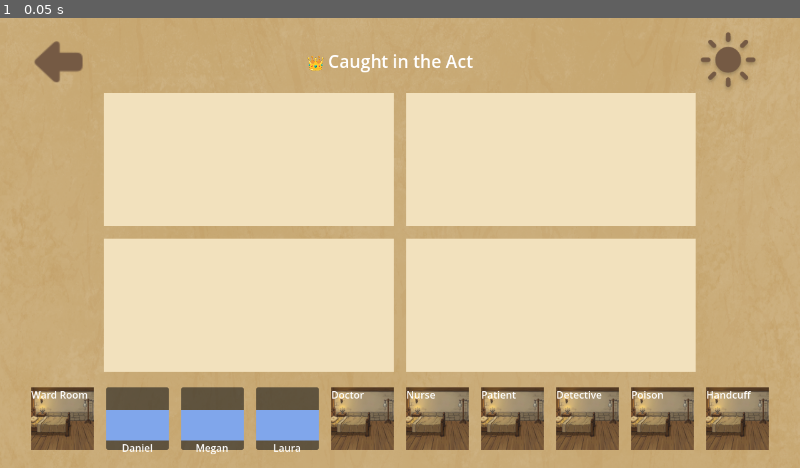
Above: before the commit, frame 1.
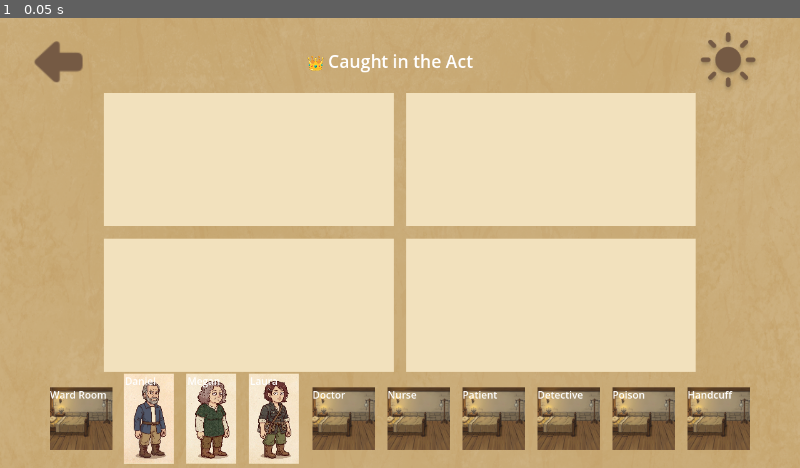
Above: after the commit, the same moment.

Repository: aldenluthfi/the-scene
Game: Godot game, scene res://scenes/Main.tscn
Two runs of this game, one before a commit and one after it. Both use one fixed random seed, a clock stepped at 60 frames per second and the inputs below.
Inputs:
- Up to frame 1 (0.05 s): no input

The runs differ from the first frame. In frame 1, 9.8% of the frame differs, in the area x 3-97%, y 78-100%.

Commit message:
feat: add characters and drag and drop logic

Diff:
--- a/scenes/Item.tscn
+++ b/scenes/Item.tscn
@@ -3,11 +3,13 @@
 [ext_resource type="Script" uid="uid://ckvl3dyfe0hvd" path="res://scripts/Item.gd" id="1_item"]
 [ext_resource type="Texture2D" uid="uid://xsarkegdp43n" path="res://scenes/ward-room.png" id="2_bx46p"]
 
+[sub_resource type="StyleBoxEmpty" id="StyleBoxEmpty_qdxu3"]
+
 [node name="Item" type="Panel" unique_id=188116441]
 custom_minimum_size = Vector2(80, 80)
+theme_override_styles/panel = SubResource("StyleBoxEmpty_qdxu3")
 script = ExtResource("1_item")
 item_kind = ""
-tint = Color(0.85, 0.78, 0.62, 1)
 
 [node name="BG" type="TextureRect" parent="." unique_id=734607569]
 layout_mode = 1
--- a/scenes/Main.tscn
+++ b/scenes/Main.tscn
@@ -2,10 +2,9 @@
 
 [ext_resource type="Script" uid="uid://biqa34gr8tpge" path="res://scripts/main.gd" id="1_main"]
 [ext_resource type="PackedScene" uid="uid://dvov65k376kiv" path="res://scenes/Item.tscn" id="2_item"]
-[ext_resource type="Texture2D" uid="uid://lbewwjddlh6x" path="res://assets/bg-Day.png" id="2_rarhs"]
-[ext_resource type="Texture2D" uid="uid://ds14qgifbiou5" path="res://assets/back.png" id="3_c01mt"]
-[ext_resource type="PackedScene" path="res://scenes/Character.tscn" id="3_char"]
-[ext_resource type="Texture2D" uid="uid://lfd6gysrcmnc" path="res://assets/sun.png" id="3_vcsgt"]
+[ext_resource type="Texture2D" uid="uid://lbewwjddlh6x" path="res://assets/templates/bg-Day.png" id="2_rarhs"]
+[ext_resource type="Texture2D" uid="uid://ds14qgifbiou5" path="res://assets/navigation/back.png" id="3_c01mt"]
+[ext_resource type="Texture2D" uid="uid://lfd6gysrcmnc" path="res://assets/navigation/sun.png" id="3_vcsgt"]
 
 [node name="Main" type="Control" unique_id=389801053]
 layout_mode = 3
@@ -256,22 +255,19 @@
 item_kind = "location"
 item_id = "ward-room"
 
-[node name="Daniel" parent="ItemTray" unique_id=1865058007 instance=ExtResource("3_char")]
-custom_minimum_size = Vector2(100, 100)
-layout_mode = 2
-size_flags_vertical = 4
+[node name="Daniel" parent="ItemTray" unique_id=188116441 instance=ExtResource("2_item")]
+layout_mode = 2
+item_kind = "character"
 item_id = "daniel"
 
-[node name="Megan" parent="ItemTray" unique_id=634102422 instance=ExtResource("3_char")]
-custom_minimum_size = Vector2(100, 100)
-layout_mode = 2
-size_flags_vertical = 4
+[node name="Megan" parent="ItemTray" unique_id=388278898 instance=ExtResource("2_item")]
+layout_mode = 2
+item_kind = "character"
 item_id = "megan"
 
-[node name="Laura" parent="ItemTray" unique_id=1820789393 instance=ExtResource("3_char")]
-custom_minimum_size = Vector2(100, 100)
-layout_mode = 2
-size_flags_vertical = 4
+[node name="Laura" parent="ItemTray" unique_id=558803335 instance=ExtResource("2_item")]
+layout_mode = 2
+item_kind = "character"
 item_id = "laura"
 
 [node name="Doctor" parent="ItemTray" unique_id=1425586939 instance=ExtResource("2_item")]
--- a/scripts/Item.gd
+++ b/scripts/Item.gd
@@ -1,10 +1,12 @@
 extends Control
 
-# Variabel ekspor yang sudah kamu miliki di Inspector sebelumnya
-@export var item_kind: String = "location" # contoh: "location", "character", "tool"
-@export var item_id: String = ""           # contoh: "ward-room", "daniel", "poison"
+@export var item_kind: String = "location"
+@export var item_id: String = ""
 
-@onready var bg = $BG # Panel background bawaan kamu (jika masih dipakai untuk outline/style)
+# Status internal untuk membedakan posisi item
+var is_dropped_in_room: bool = false
+
+@onready var bg = $BG
 @onready var room_bg = $RoomBG
 @onready var char_container = $CharacterContainer
 @onready var char_left = $CharacterContainer/CharLeft
@@ -17,46 +19,66 @@
 		label.text = item_id.capitalize()
 	update_item_visual()
 
-# Fungsi utama pengatur visual dinamis
 func update_item_visual():
-	# Gunakan get_node_or_null agar jika node tidak ketemu, game tidak langsung crash
 	var r_bg = get_node_or_null("RoomBG")
 	var c_container = get_node_or_null("CharacterContainer")
 	var c_left = get_node_or_null("CharacterContainer/CharLeft")
 	var t_icon = get_node_or_null("ToolIcon")
 	var default_bg = get_node_or_null("BG")
 
-	# Ambil path gambar berdasarkan item_id
-	var texture_path = "res://assets/" + item_id + ".png"
-	var texture_asset = null
+	var nama_file_bersih = item_id.replace(" ", "-").to_lower()
 
-	if ResourceLoader.exists(texture_path):
-		texture_asset = load(texture_path)
-
-	# Lakukan pengecekan aman (hanya ubah .visible jika nodenya VALID / tidak null)
-	if r_bg: r_bg.visible = false
+	# RESET SEMUA VISIBILITAS AWAL
+	if r_bg:
+		r_bg.visible = false
+		r_bg.texture = null
 	if c_container: c_container.visible = false
 	if t_icon: t_icon.visible = false
+	if default_bg: default_bg.visible = true
+
+	# Matikan background gelap panel utama
+	if has_theme_stylebox_override("panel") or is_class("Panel") or is_class("PanelContainer"):
+		add_theme_stylebox_override("panel", StyleBoxEmpty.new())
+	self.self_modulate = Color(1, 1, 1, 0)
 
 	match item_kind:
 		"location":
-			if r_bg and texture_asset:
+			var path = "res://assets/backgrounds/" + nama_file_bersih + ".png"
+			if ResourceLoader.exists(path) and r_bg:
 				r_bg.visible = true
-				r_bg.texture = texture_asset
-			if default_bg:
-				default_bg.visible = false # Sembunyikan panel bawaan untuk ruangan
+				r_bg.texture = load(path)
+			if default_bg: default_bg.visible = false
 
 		"character":
-			if c_container and c_left and texture_asset:
+			# Tambahkan baris ini di bagian paling atas blok "character"
+			# Ini akan memaksa node utama Item berukuran 80x80 di dalam ItemTray
+			if not is_dropped_in_room:
+				self.custom_minimum_size = Vector2(80, 80)
+			else:
+				self.custom_minimum_size = Vector2(80, 100) # Biarkan agak tinggi saat di dalam ruangan
+
+			if not c_left and c_container:
+				c_left = c_container.get_node_or_null("CharLeft")
+
+			if c_container and c_left:
 				c_container.visible = true
 				c_left.visible = true
-				c_left.texture = texture_asset
-			if default_bg:
-				default_bg.visible = true # Tetap tampilkan bingkai untuk karakter
+				c_left.expand_mode = TextureRect.EXPAND_IGNORE_SIZE
 
-		"tool", "role", "hat", "item":
-			if t_icon and texture_asset:
-				t_icon.visible = true
-				t_icon.texture = texture_asset
-			if default_bg:
-				default_bg.visible = true
+				if not is_dropped_in_room:
+					# DI TRAY: Pakai Daniel.png
+					var path_tray = "res://assets/characters/" + nama_file_bersih + ".png"
+					if ResourceLoader.exists(path_tray):
+						c_left.texture = load(path_tray)
+					c_left.stretch_mode = TextureRect.STRETCH_KEEP_ASPECT_COVERED
+					c_left.custom_minimum_size = Vector2(80, 80)
+					if default_bg: default_bg.visible = false
+				else:
+					# DI RUANGAN (DROP): Pakai Daniel-trans.png
+					var path_trans = "res://assets/characters/" + nama_file_bersih + "-trans.png"
+					if ResourceLoader.exists(path_trans):
+						c_left.texture = load(path_trans)
+					c_left.stretch_mode = TextureRect.STRETCH_KEEP_ASPECT_CENTERED
+					c_left.custom_minimum_size = Vector2(80, 100)
+					if default_bg: default_bg.visible = false
+					if r_bg: r_bg.visible = false
--- a/scripts/main.gd
+++ b/scripts/main.gd
@@ -49,9 +49,24 @@
 		preview.add_child(tex)
 	elif char_container and char_container.visible:
 		var char_left = item.get_node_or_null("CharacterContainer/CharLeft")
+
+		# Jika komponen gambar karakter sudah memuat tekstur, langsung duplikat untuk bayangan drag
 		if char_left and char_left.texture:
 			var tex := TextureRect.new()
 			tex.texture = char_left.texture
+			tex.expand_mode = TextureRect.EXPAND_IGNORE_SIZE
+			tex.stretch_mode = TextureRect.STRETCH_KEEP_ASPECT_CENTERED
+			tex.set_anchors_preset(Control.PRESET_FULL_RECT)
+			preview.add_child(tex)
+		else:
+			# Jika tekstur kosong, buat pemuatan manual dari folder characters yang benar
+			var tex := TextureRect.new()
+			var nama_kapital = str(item.get("item_id")).capitalize()
+			var path_karakter = "res://assets/characters/" + nama_kapital + ".png"
+
+			if ResourceLoader.exists(path_karakter):
+				tex.texture = load(path_karakter)
+
 			tex.expand_mode = TextureRect.EXPAND_IGNORE_SIZE
 			tex.stretch_mode = TextureRect.STRETCH_KEEP_ASPECT_CENTERED
 			tex.set_anchors_preset(Control.PRESET_FULL_RECT)
@@ -127,7 +142,7 @@
 					print("ERROR: Node 'GridBG' TIDAK DITEMUKAN di dalam ", panel_box.name, ". Periksa susunan node Tree kamu!")
 
 				# Menentukan nama file gambar berdasarkan item_id
-				var path_gambar = "res://assets/" + str(current_id) + ".png"
+				var path_gambar = "res://assets/backgrounds/" + str(current_id).replace(" ", "-") + ".png"
 				print("Mencoba memuat file gambar dari path: ", path_gambar)
 
 				if ResourceLoader.exists(path_gambar):
@@ -152,28 +167,29 @@
 			return
 
 		elif current_kind == "character":
-			# Set ukuran karakter sedikit lebih kecil (lebar 100) agar muat berjejer berdua kesamping
-			target_node.custom_minimum_size = Vector2(100, 120)
-
-			# Pastikan objek di dalamnya otomatis berjejer rapi di tengah secara horizontal
-			if container.has_method("set_alignment"):
-				container.alignment = FlowContainer.ALIGNMENT_CENTER
-
-			# Ganti trik position.y lama dengan menggeser titik awal kontainer induknya (ItemsHolder)
-			# Ini akan menurunkan semua karakter secara serentak tanpa merusak baris kesamping
-			container.position.y = 45.0
+			# Set ukuran kartu kontainer karakter agar pas kesamping
+			target_node.custom_minimum_size = Vector2(80, 80)
+
+			# PERBAIKAN DI SINI: Beritahu item kalau dia sekarang sudah di-drop ke atas!
+			if target_node.has_method("update_item_visual"):
+				target_node.is_dropped_in_room = true
+				target_node.update_item_visual()
 
 			var char_count := 0
 			for sibling in container.get_children():
 				if sibling.get("item_kind") == "character":
 					char_count += 1
 
+			var char_left = target_node.get_node_or_null("CharacterContainer/CharLeft")
 			var char_right = target_node.get_node_or_null("CharacterContainer/CharRight")
-			var char_left = target_node.get_node_or_null("CharacterContainer/CharLeft")
+
 			if char_count > 1 and char_right and char_left:
-				char_left.visible = false
 				char_right.visible = true
-				char_right.texture = load("res://assets/" + str(current_id) + ".png")
+				var nama_kapital = str(current_id).replace(" ", "-").to_lower()
+				# Gunakan file transparan untuk slot kanan jika menumpuk
+				char_right.texture = load("res://assets/characters/" + nama_kapital + "-trans.png")
+				char_right.expand_mode = TextureRect.EXPAND_IGNORE_SIZE
+				char_right.stretch_mode = TextureRect.STRETCH_KEEP_ASPECT_CENTERED
 
 	_wire_draggable(target_node)
 	_check_win.call_deferred()
Renamed: assets/ward-room.png -> assets/backgrounds/ward-room.png
Not shown, changed: assets/backgrounds/ward-room.png.import
Binary file added: assets/characters/Daniel-trans.png
Not shown, added: assets/characters/Daniel-trans.png.import
Binary file added: assets/characters/Daniel.png
Not shown, added: assets/characters/Daniel.png.import
Binary file added: assets/characters/Kevin-trans.png
Not shown, changed: assets/characters/Kevin-trans.png.import
Binary file added: assets/characters/Kevin.png
Not shown, added: assets/characters/Kevin.png.import
Binary file added: assets/characters/Laura-trans.png
Not shown, added: assets/characters/Laura-trans.png.import
(and 16 more such lines)
